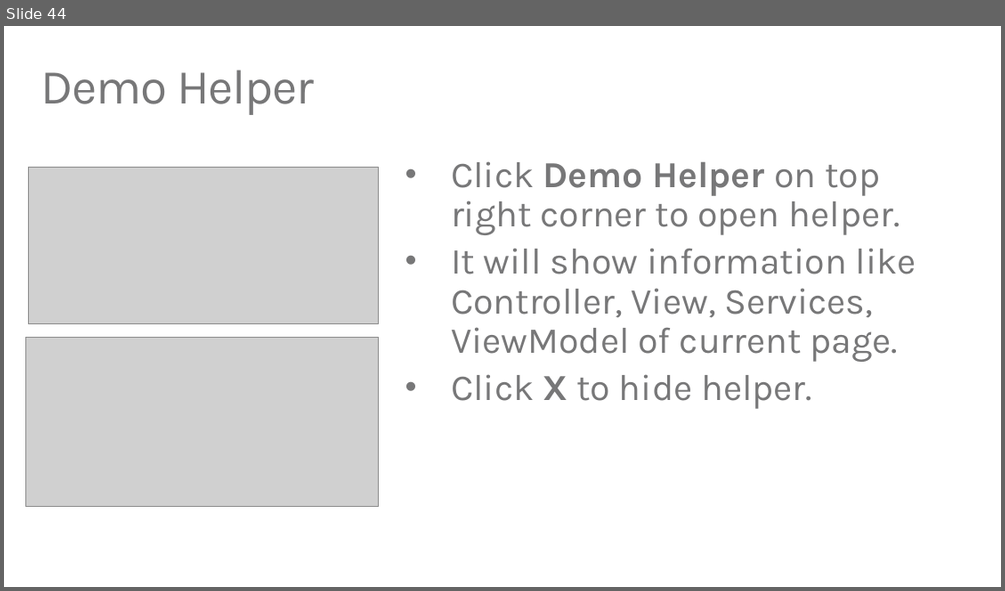
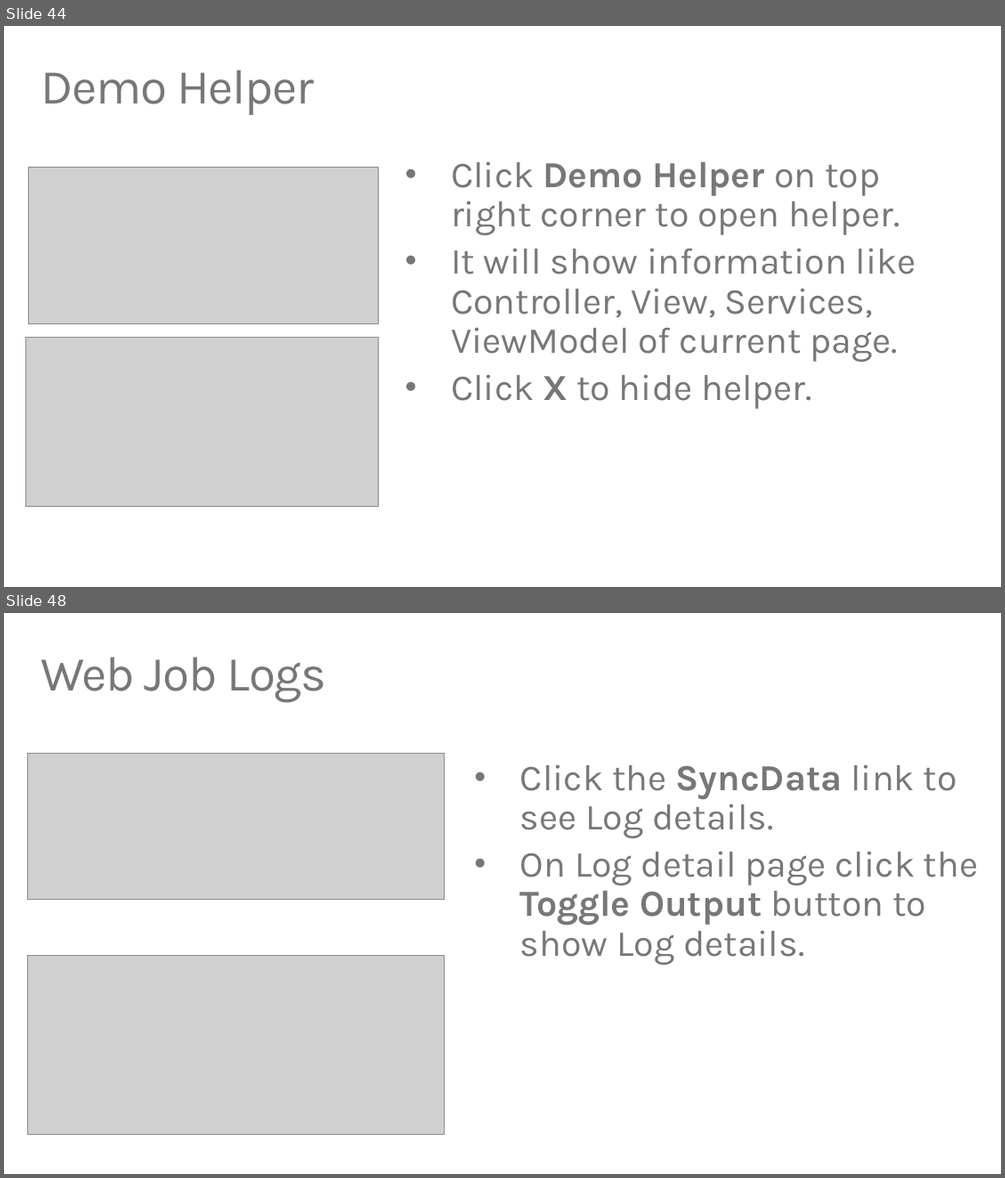
Before and after one commit to TylerLu/EDUGraphAPI-PHP, a slide deck: EDU GRAPH-API Demo Script.pptx. Shown one above the other, each under a label of ours: slide 44 before the commit, slides 44 and 48 after it; the slides between them are not shown. The pictures are 1005x591 and 1005x1178 pixels, drawn with LibreOffice and Linux fonts; fonts in the diff are those of the drawing; grey boxes stand for pictures. Boxes give left, top, right and bottom in pixels: in the first picture for what was removed or moved away, otherwise in the second. Text is boxed around its words. In the diff, an @@ line names an element or a change of style, - is before the commit and + after.

```diff
--- a/EDU GRAPH-API Demo Script.pptx
+++ b/EDU GRAPH-API Demo Script.pptx
@@ slide 48 added at (4,613,1001,1174), background #FFFFFF @@
@@ title added at (40,657,327,703), 48 pt, text #777778 @@
+Web Job Logs
@@ picture added at (27,753,445,900) @@
@@ text added at (520,764,978,965), 36 pt, text #777778 @@
+• Click the SyncData link to see Log details.
+• On Log detail page click the Toggle Output button to show Log details.
@@ picture added at (27,955,445,1134) @@
```
Also in this commit, not shown: 7 other slides added, 3 other files.
